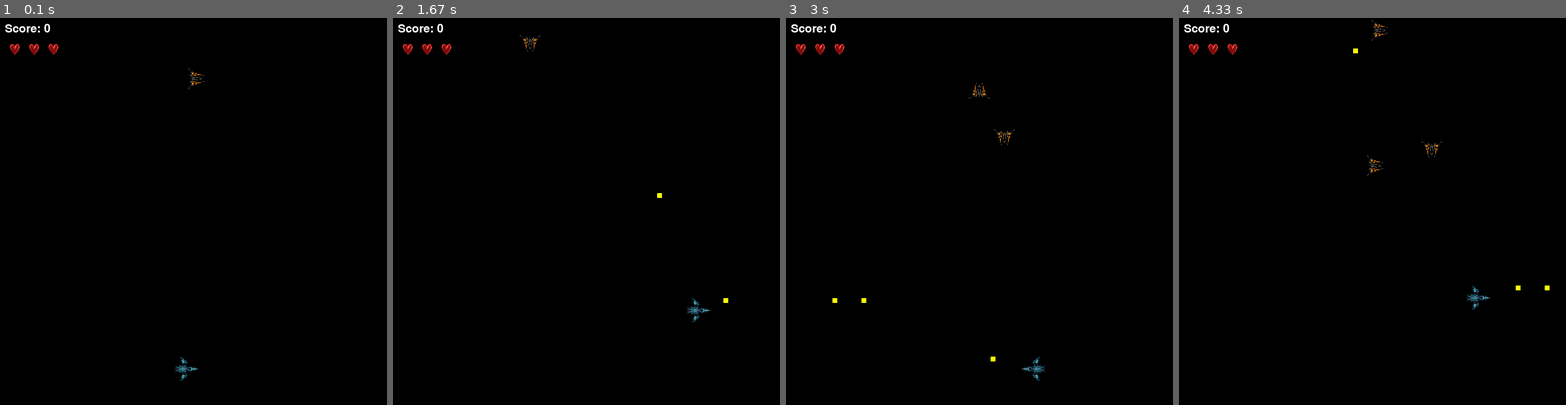
Above: before the commit, frames 1-4 (left to right).
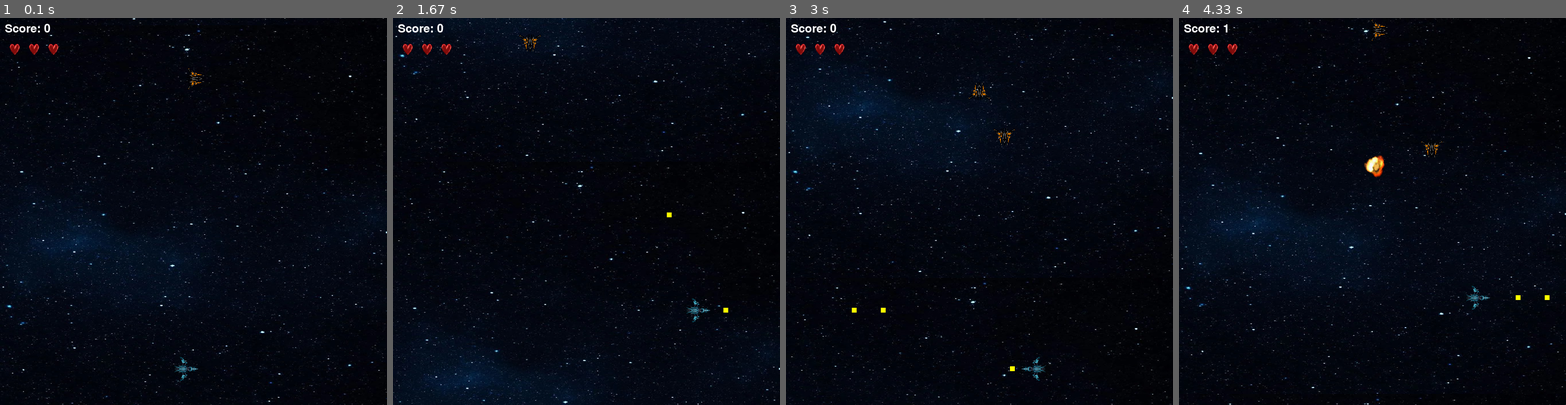
Above: after the commit, the same moments.

Repository: Equipe-Rocket-ES2024/PSA
Game: pygame game, started from main.py
Same seed, same stepped clock (60 frames per second), same inputs: the game is played once before the commit and once after it.
Inputs:
- Up to frame 1 (0.1 s): no input
- Up to frame 2 (1.67 s): tap Space at 0.33, 0.73, 1.03, 1.23, 1.57 s; hold Right 0.67-1.13 s; hold Up 1.17-1.47 s; hold Right from 1.5 s (still down)
- Up to frame 3 (3 s): tap Space at 1.87, 2.07, 2.37, 2.63, 2.97 s; release Right at 1.97 s; hold Left 2-2.53 s; hold Down 2.57-2.87 s; hold Left from 2.9 s (still down)
- Up to frame 4 (4.33 s): tap Space at 3.27, 3.4, 3.8, 4.1 s; release Left at 3.3 s; hold Up 3.33-3.7 s; hold Right from 3.73 s (still down)

The runs differ from the first frame. In frame 1, 16% of the frame differs, in the area x 0-100%, y 0-100%; in frame 2, 16%; in frame 3, 16%; in frame 4, 16%.

Commit message:
Adicionando Paralax. Controle do background. Correções de movimentação.

Diff:
--- a/src/entities/bullet/bullet.py
+++ b/src/entities/bullet/bullet.py
@@ -25,7 +25,7 @@
             self.sprite, self.size[0], self.size[1]
         )
         self._speed = copy(speed_bullet)
-        self.color = pygame.Color('white')
+        self.color = self.pygame_engine.color('white')
         self.hitbox = Hitbox(self, Vector(1, 1), Vector(0, 0))
 
 
--- a/src/entities/enemy/enemy.py
+++ b/src/entities/enemy/enemy.py
@@ -36,7 +36,7 @@
         self.time_since_last_shot = 0
 
 
-    def move_object(self, delta_time: float) -> None:
+    def change_speed(self, delta_time: float) -> None:
         self._move_timer += delta_time
 
         if self._move_timer >= self._move_interval:
--- a/src/entities/spaceship/spaceship.py
+++ b/src/entities/spaceship/spaceship.py
@@ -34,7 +34,7 @@
         self.hitbox = Hitbox(self, Vector(1, 1), Vector(0, 0))
 
 
-    def move_object(self, event: pygame.event.EventType) -> None:
+    def change_speed(self, event: pygame.event.EventType) -> None:
         stop_speed = 0
 
         if event.type == pygame.KEYDOWN:
@@ -66,7 +66,22 @@
 
 
     def shoot(self) -> Bullet:
-        position_shoot = Vector(self.position.x, self.position.y)
+        adjustment_position_x = None
+        adjustment_position_y = None
+        if self.direction_movimentation == DirectionMovimentationEnum.UP_SIDE.value:
+            adjustment_position_x = self.position.x + 1
+            adjustment_position_y = self.position.y + 2
+        elif self.direction_movimentation == DirectionMovimentationEnum.LEFT_SIDE.value:
+            adjustment_position_x = self.position.x + 2
+            adjustment_position_y = self.position.y + 1
+        elif self.direction_movimentation == DirectionMovimentationEnum.RIGHT_SIDE.value:
+            adjustment_position_x = self.position.x
+            adjustment_position_y = self.position.y + 1
+        elif self.direction_movimentation == DirectionMovimentationEnum.DOWN_SIDE.value:
+            adjustment_position_x = self.position.x + 1
+            adjustment_position_y = self.position.y
+
+        position_shoot = Vector(adjustment_position_x, adjustment_position_y)
         speed_shoot = Vector(0, 0)
         scalar_speed = 30
         delta = 3
--- a/src/game/game.py
+++ b/src/game/game.py
@@ -3,6 +3,7 @@
 from src.entities.bullet.bullet import Bullet
 from src.entities.spaceship.spaceship import Spaceship
 from src.config.setup import Setup
+from src.library.background.background import Background
 from src.library.constants.enemy_constants import EnemyConstants
 from src.library.hitbox.hitbox import Hitbox
 from src.library.pygame.pygame import PygameEngine
@@ -12,6 +13,8 @@
 from src.library.constants.spaceship_constants import SpaceshipConstants
 from src.library.constants.scenario_constants import ScenarioConstants
 import itertools
+
+from src.library.vector.vector import Vector
 
 class Game:
 
@@ -37,19 +40,25 @@
         self.heart_sprite = self.pygame_engine.load_sprite_image(ScenarioConstants.HEART_01)
         self.heart_sprite = self.pygame_engine.scale_sprite(self.heart_sprite, 40, 30)
         self.enemies_pending_removal = []
+        self.background_game_list = [
+            Background(
+                ScenarioConstants.BACKGROUND_01,
+                Vector(0, 3),
+                self.screen,
+            ),
+        ]
 
 
     def run_game(self):
         while self.running:
-
-            for event in pygame.event.get():
+            for event in self.pygame_engine.get_events():
                 if event.type == Keys.QUIT.value:
                     self.running = False
                     self.pygame_engine.display_quit()
                     break
 
                 elif event.type in [pygame.KEYDOWN, pygame.KEYUP]:
-                    self.spaceship.move_object(event)
+                    self.spaceship.change_speed(event)
                     if event.type == pygame.KEYDOWN and event.key == Keys.K_SPACE.value:
                         self.add_objects(self.spaceship.shoot())
 
@@ -85,7 +94,7 @@
             )
 
             if isinstance(obj, Enemy):
-                obj.move_object(self.delta_time)
+                obj.change_speed(self.delta_time)
                 bullet = obj.update(delta_time)
                 if bullet:
                     self.add_objects(bullet)
@@ -100,6 +109,7 @@
 
     def render(self):
         self.screen.fill(self.game_config_constants.GAME_BACKGROUND_COLOR)
+        self.paralax()
 
         for object in self.objects:
             object.draw_object(self.screen)
@@ -134,7 +144,6 @@
         for obj1, obj2 in itertools.combinations(self.objects, 2):
             if Hitbox.check_collision(obj1.hitbox, obj2.hitbox):
                 self.handle_enemy_bullet_collision(obj1, obj2, objects_remove)
-                self.handle_spaceship_bullet_collision(obj1, obj2, objects_remove)
                 self.handle_enemy_spaceship_collision(obj1, obj2, objects_remove)
 
         self.remove_objects(objects_remove)
@@ -155,21 +164,6 @@
             self.score += 1
 
 
-    def handle_spaceship_bullet_collision(self, obj1, obj2, objects_remove):
-        if isinstance(obj1, Spaceship) and isinstance(obj2, Bullet):
-            obj1.explosion(SpaceshipConstants.SPACESHIP_EXPLOSION)
-            self.lives -= 1
-            objects_remove.add(obj2)
-            if self.lives <= 0:
-                self.running = False
-        elif isinstance(obj1, Bullet) and isinstance(obj2, Spaceship):
-            obj2.explosion(SpaceshipConstants.SPACESHIP_EXPLOSION)
-            self.lives -= 1
-            objects_remove.add(obj1)
-            if self.lives <= 0:
-                self.running = False
-
-
     def handle_enemy_spaceship_collision(self, obj1, obj2, objects_remove):
         if isinstance(obj1, Spaceship) and isinstance(obj2, Enemy):
             obj1.explosion(SpaceshipConstants.SPACESHIP_EXPLOSION)
@@ -223,3 +217,9 @@
             (enemy, removal_time) for enemy, removal_time in self.enemies_pending_removal
             if enemy not in enemies_to_remove
         ]
+
+
+    def paralax(self):
+        for background in self.background_game_list:
+            background.paralax()
+            background.draw()
--- /dev/null
+++ b/src/library/background/background.py
@@ -0,0 +1,31 @@
+from pygame import Surface
+from src.library.pygame.pygame import PygameEngine
+from src.library.vector.vector import Vector
+
+
+class Background:
+    def __init__(self, image_path: str, speed: Vector, screen: Surface):
+        self.pygame_engine = PygameEngine()
+        self.image = self.pygame_engine.load_sprite_image(image_path).convert()
+        self.image = self.pygame_engine.scale_sprite(self.image, screen.get_width(), screen.get_height())
+        self.speed = speed
+        self.y_pos = 0
+        self.screen = screen
+
+    def paralax(self):
+        self.y_pos += self.speed.y
+        if self.y_pos >= self.screen.get_height():
+            self.y_pos = 0
+
+    def draw(self):
+        self.screen.blit(
+            self.image,
+            (0, self.y_pos)
+        )
+        self.screen.blit(
+            self.image,
+            (0, self.y_pos - self.screen.get_height())
+        )
+        print(self.y_pos)
+        if self.y_pos < 0:
+            self.screen.blit(self.image, (0, self.y_pos - self.screen.get_height()))
--- a/src/library/constants/scenario_constants.py
+++ b/src/library/constants/scenario_constants.py
@@ -1,2 +1,5 @@
 class ScenarioConstants:
     HEART_01 = "src/assets/sprites/vidas_0.png"
+    BACKGROUND_01 = "src/assets/sprites/background_01.png"
+    BACKGROUND_02 = "src/assets/sprites/background_02.png"
+    BACKGROUND_03 = "src/assets/sprites/background_03.png"
--- a/src/library/engine/engine.py
+++ b/src/library/engine/engine.py
@@ -1,7 +1,8 @@
-from typing import Tuple
-from pygame import Surface
+from typing import List, Tuple
+from pygame import Color, Surface
 import pygame
 from abc import ABC, abstractmethod
+from pygame.event import Event
 
 from src.library.vector.vector import Vector
 
@@ -11,9 +12,11 @@
     def __init__(self) -> None:
         pass
 
+
     @abstractmethod
     def display_init(self):
         pass
+
 
     @abstractmethod
     def start_clock(self) -> int:
@@ -23,17 +26,21 @@
     def display_quit(self) -> None:
         pass
 
+
     @abstractmethod
     def display_flip(self) -> None:
         pass
+
 
     @abstractmethod
     def get_key_pressed(self) -> float:
         pass
 
+
     @abstractmethod
     def default_position(self, pos_x: int, pos_y: int) -> pygame.Vector2:
         pass
+
 
     @abstractmethod
     def draw_rect(
@@ -46,9 +53,11 @@
     ) -> None:
         pass
 
+
     @abstractmethod
     def load_sprite_image(self, path_image: str) -> Surface:
         pass
+
 
     @abstractmethod
     def scale_sprite(
@@ -59,10 +68,22 @@
     ) -> Surface:
         pass
 
+
     @abstractmethod
     def font_init(self) -> None:
         pass
 
+
     @abstractmethod
     def get_ticks(self) -> int:
         pass
+
+
+    @abstractmethod
+    def color(self) -> Color:
+        pass
+
+
+    @abstractmethod
+    def get_events(self) -> List[Event]:
+        pass
--- a/src/library/pygame/pygame.py
+++ b/src/library/pygame/pygame.py
@@ -1,8 +1,9 @@
-from typing import Tuple
+from typing import List, Tuple
 from src.library.engine.engine import Engine
 import pygame
-from pygame import Surface
+from pygame import Color, Surface
 from src.library.vector.vector import Vector
+from pygame.event import Event
 
 class PygameEngine(Engine):
 
@@ -10,29 +11,38 @@
         super().__init__()
         pass
 
+
     def display_init(self) -> None:
         return pygame.display.init()
+
 
     def start_clock(self) -> float:
         return pygame.time.Clock()
 
+
     def display_quit(self) -> None:
         return pygame.quit()
+
 
     def display_flip(self) -> None:
         return pygame.display.flip()
 
+
     def get_key_pressed(self) -> int:
         return pygame.key.get_pressed()
+
 
     def default_position(self, pos_x: float, pos_y: float) -> Vector:
         return Vector(pos_x, pos_y)
 
+
     def font_init(self) -> None:
         return pygame.font.init()
 
+
     def get_ticks(self) -> int:
         return pygame.time.get_ticks()
+
 
     def create_rect(
         self,
@@ -48,6 +58,7 @@
             height
         )
 
+
     def draw_rect(
         self,
         screen: Surface,
@@ -62,8 +73,18 @@
                 size * pixel_to_meters, size * pixel_to_meters)
         )
 
+
     def load_sprite_image(self, path_image: str) -> Surface:
         return pygame.image.load(path_image).convert_alpha()
 
+
     def scale_sprite(self, sprite: Surface, width: int, height: int) -> Surface:
         return pygame.transform.scale(sprite, (width, height))
+
+
+    def color(self, rgbValue: str) -> Color:
+        return pygame.Color(rgbValue)
+
+
+    def get_events(self) -> List[Event]:
+        return pygame.event.get()
Binary file added: src/assets/sprites/background_01.png
Empty file added: src/library/background/__init__.py
